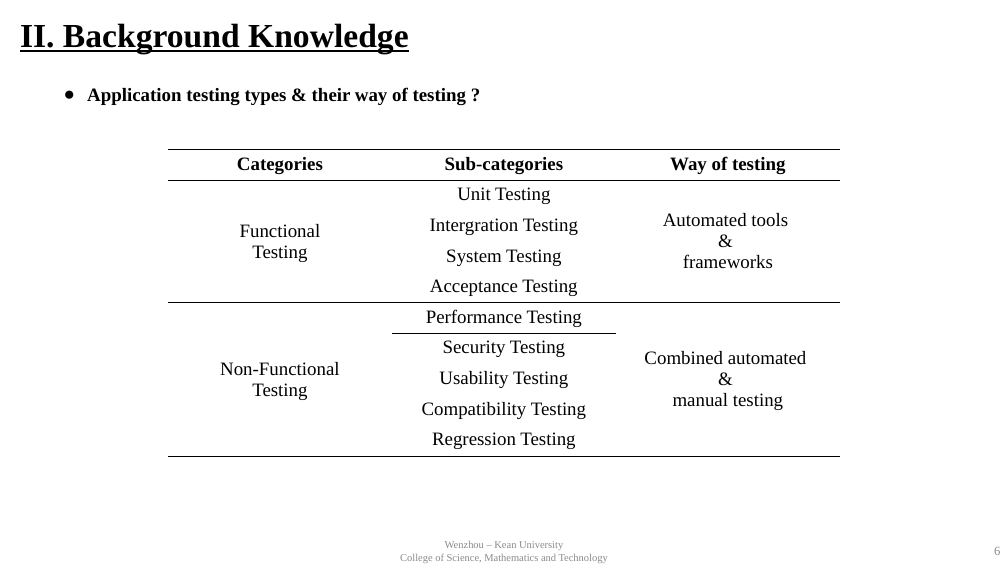
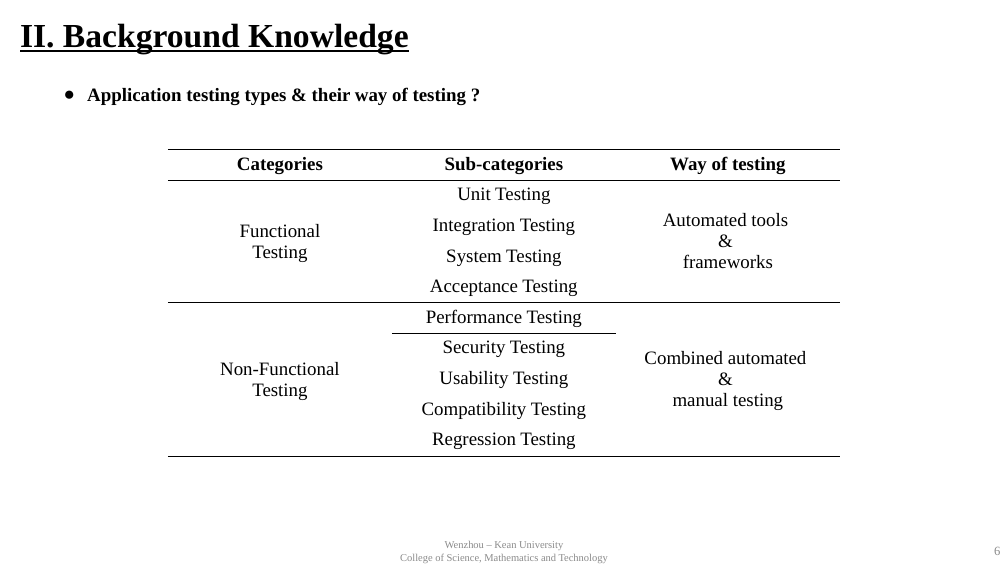
Before and after one commit to baocheng1989/sqa_paper, a slide deck: slide 6 of presentation.pptx. Drawn at 1008x567 pixels with LibreOffice and Linux fonts; fonts in the diff are those of the drawing; background and template pictures are left out. Boxes give left, top, right and bottom in pixels: in the first picture for what was removed or moved away, otherwise in the second. Text is boxed around its words. In the diff, an @@ line names an element or a change of style, - is before the commit and + after.

```diff
--- a/presentation.pptx
+++ b/presentation.pptx
@@ table at (168, 150, 839, 457) @@
-row 3, column 2: Intergration Testing
+row 3, column 2: Integration Testing
```
Also in this commit, not shown: 9 other slides changed, 3 slides added, 2 other files.
